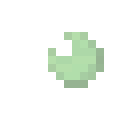
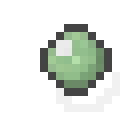
Layered file, before and after one edit (128x128). Changes by layer:
showed group "Yoyo" (14 layers) over box(40, 24, 120, 112)
showed "Side1" (2nd of 2, in "Yoyo") over box(40, 24, 112, 96)
